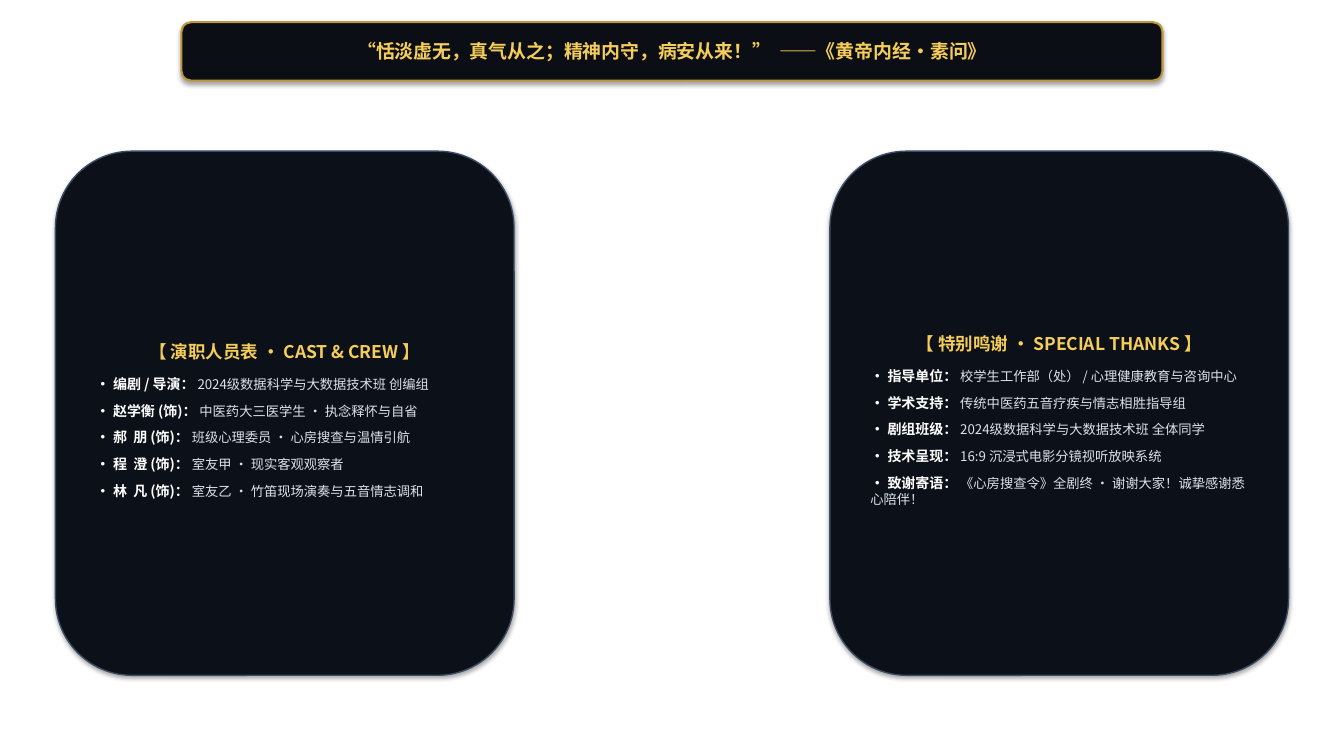
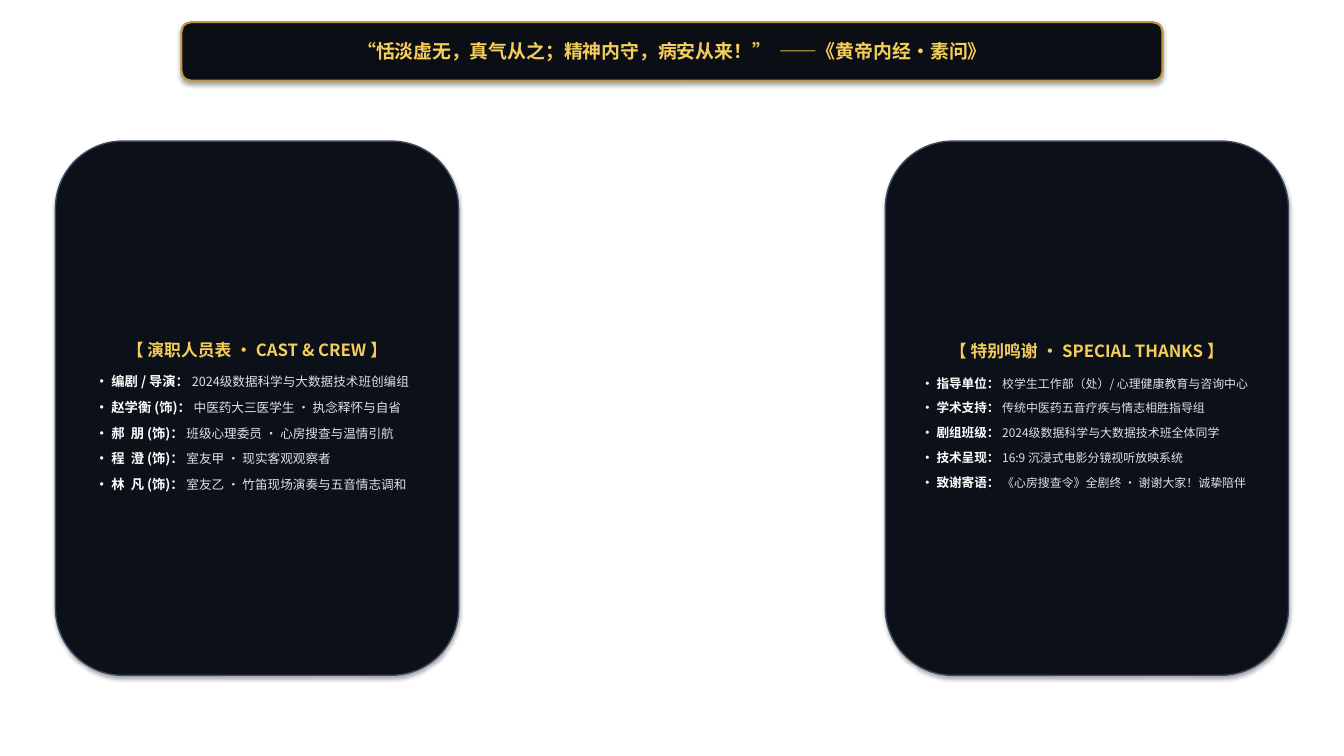
Before and after one commit to conceal123456/xinfang-souchaling, a slide deck: slide 10 of 心房搜查令_全流程场控与分镜案.pptx. Drawn at 1344x756 pixels with LibreOffice and Linux fonts; fonts in the diff are those of the drawing; background and template pictures are left out. Boxes give left, top, right and bottom in pixels: in the first picture for what was removed or moved away, otherwise in the second. Text is boxed around its words. In the diff, an @@ line names an element or a change of style, - is before the commit and + after.

Commit message:
深度优化参赛剧本公文排版与PPT视觉呈现：公文字体真实嵌入、消除宋体回退、清理台词行号污染、P10抗遮挡排版重构与表单幂等化

```diff
--- a/心房搜查令_全流程场控与分镜案.pptx
+++ b/心房搜查令_全流程场控与分镜案.pptx
@@ rounded rectangle "【 演职人员表 · CAST & ...": place and size @@
-rounded rectangle "【 演职人员表 · CAST & ..." at box(55, 151, 514, 676)
+rounded rectangle "【 演职人员表 · CAST & ..." at box(55, 141, 459, 676)
@@ rounded rectangle "【 特别鸣谢 · SPECIAL THANKS ...": place and size @@
-rounded rectangle "【 特别鸣谢 · SPECIAL THANKS ..." at box(830, 151, 1289, 676)
+rounded rectangle "【 特别鸣谢 · SPECIAL THANKS ..." at box(885, 141, 1289, 676)
@@ text in rounded rectangle at box(111, 341, 406, 492): size 12.5 to 12 pt in "【 演职人员表 · CAST & CREW 】"; size 10 to 9.5 pt in "• 赵学衡 (饰)：", "• 郝 朋 (饰)：", "• 程 澄 (饰)：", "• 林 凡 (饰)："; size 9.5 to 9 pt in "中医药大三医学生 · 执念释怀与自省", "班级心理委员 · 心房搜查与温情引航", "室友甲 · 现实客观观察者", "室友乙 · 竹笛现场演奏与五音情志调和" @@
@@ text in rounded rectangle at box(937, 342, 1224, 463): size 12.5 to 12 pt in "【 特别鸣谢 · SPECIAL THANKS 】"; size 10 to 9 pt in "• 学术支持：", "• 技术呈现："; size 9.5 to 8.5 pt in "传统中医药五音疗疾与情志相胜指导组", "16:9 沉浸式电影分镜视听放映系统" @@
@@ text in rounded rectangle at box(111, 372, 409, 390): text changed; size 9.5 to 9 pt @@
-• 编剧 / 导演： 2024级数据科学与大数据技术班 创编组
+• 编剧 / 导演： 2024级数据科学与大数据技术班创编组
@@ text in rounded rectangle at box(937, 377, 1248, 390): text changed; size 9.5 to 8.5 pt @@
-• 指导单位： 校学生工作部（处） / 心理健康教育与咨询中心
+• 指导单位： 校学生工作部（处）/ 心理健康教育与咨询中心
@@ text in rounded rectangle at box(937, 426, 1219, 438): text changed; size 9.5 to 8.5 pt @@
-• 剧组班级： 2024级数据科学与大数据技术班 全体同学
+• 剧组班级： 2024级数据科学与大数据技术班全体同学
@@ text in rounded rectangle at box(937, 476, 1246, 488): text changed; size 9.5 to 8.5 pt @@
-• 致谢寄语： 《心房搜查令》全剧终 · 谢谢大家！诚挚感谢悉心陪伴！
+• 致谢寄语： 《心房搜查令》全剧终 · 谢谢大家！诚挚陪伴
```
Also in this commit, not shown: 12 other files.
